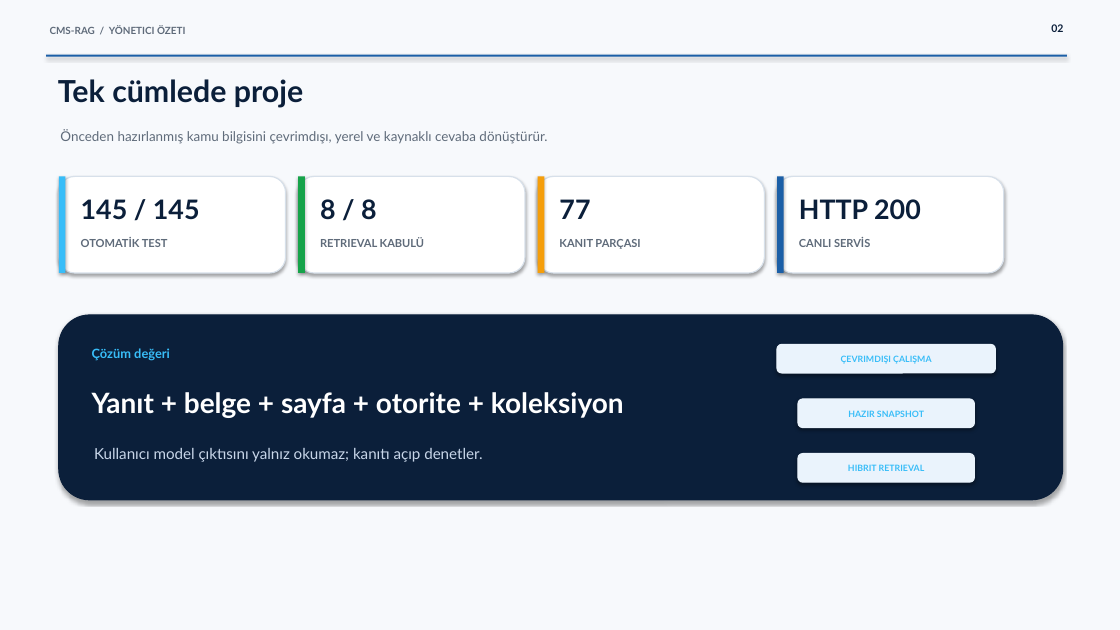
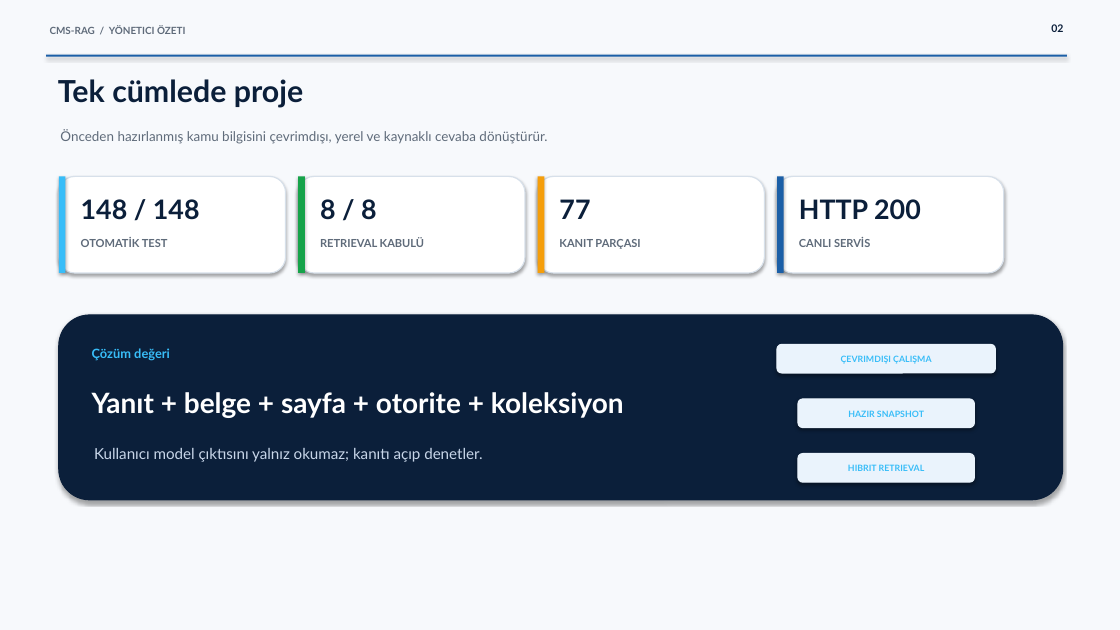
Before and after one commit to AnEngineerEfe/CMS-RAG-Assistant, a slide deck: slide 2 of deliverables/CMS-RAG_Nihai_Proje_Sunumu.pptx. Drawn at 1120x630 pixels with LibreOffice and Linux fonts; fonts in the diff are those of the drawing. Boxes give left, top, right and bottom in pixels: in the first picture for what was removed or moved away, otherwise in the second. Text is boxed around its words. In the diff, an @@ line names an element or a change of style, - is before the commit and + after.

```diff
--- a/deliverables/CMS-RAG_Nihai_Proje_Sunumu.pptx
+++ b/deliverables/CMS-RAG_Nihai_Proje_Sunumu.pptx
@@ text at (x1=81, y1=199, x2=200, y2=220): text changed @@
-145 / 145
+148 / 148
```
Also in this commit, not shown: 2 other slides changed, 8 other files.
